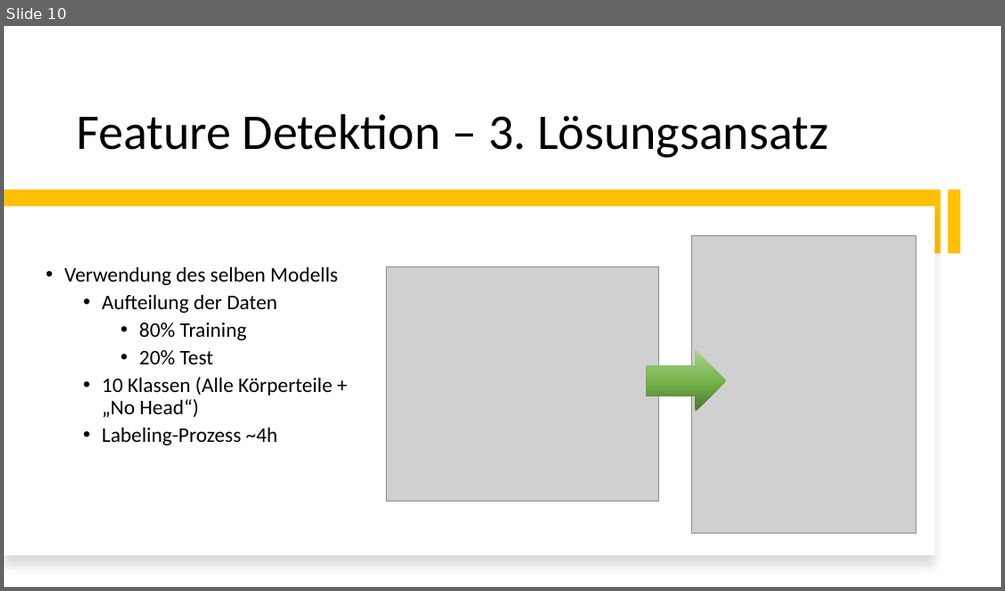
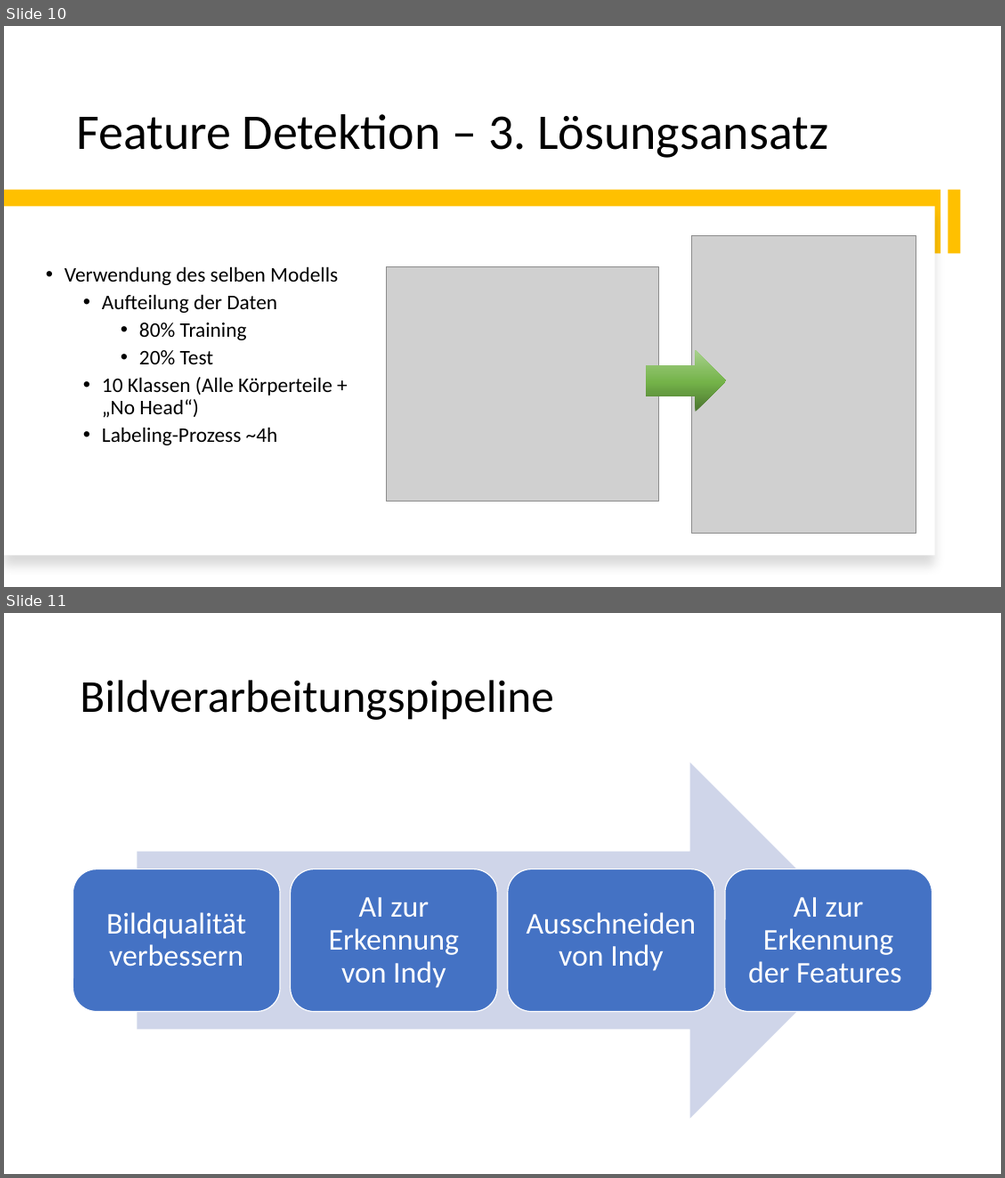
Before and after one commit to norbus161/Indiana-Jones-Defect-Detection, a slide deck: presentation/DIP-Project.pptx. Shown one above the other, each under a label of ours: slide 10 before the commit, slides 10 and 11 after it. The pictures are 1005x591 and 1005x1178 pixels, drawn with LibreOffice and Linux fonts; fonts in the diff are those of the drawing; grey boxes stand for pictures. Boxes give left, top, right and bottom in pixels: in the first picture for what was removed or moved away, otherwise in the second. Text is boxed around its words. In the diff, an @@ line names an element or a change of style, - is before the commit and + after.

```diff
--- a/presentation/DIP-Project.pptx
+++ b/presentation/DIP-Project.pptx
@@ slide 11 added at bbox=[4, 613, 1001, 1174], background #FFFFFF @@
@@ title added at bbox=[80, 680, 553, 720], 44 pt, text #000000 @@
+Bildverarbeitungspipeline
@@ group added at bbox=[73, 763, 932, 1119]: 4 rounded rectangles, 4 texts, 1 right arrow @@
+Bildqualität verbessern
+AI zur Erkennung von Indy
+Ausschneiden von Indy
+AI zur Erkennung der Features
```
Also in this commit, not shown: 4 slides changed, 1 other slide added, 5 other files.
